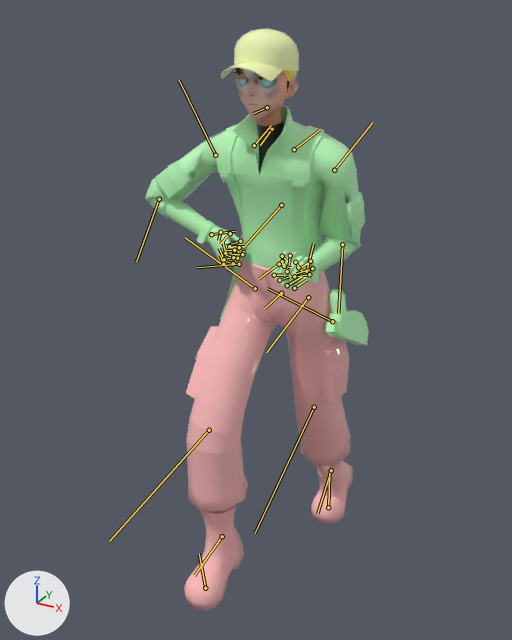
Renders of the FBX model 삐융삐융/유니티/Assets/Player/Player_Rifle_Animation/Animation/Player_Rifle_Walk.fbx from each side of a commit.
The view is the same before and after, from a camera (50 mm lens) standing at (0.682, -1.363, 1.379) and looking at (-0.084, 0.03, 0.683). The lights are fixed; the arrows at lower left show +X, +Y and +Z. Both versions are drawn at frame 4 of the action 'Take 001'; the numbers are the values there. The bones that bend it are drawn over the model as lines.

The first picture shows 'character'.
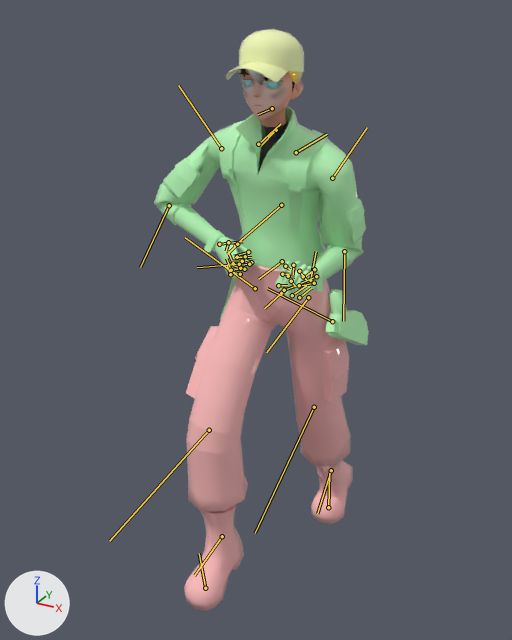
Where the change shows, as pixel boxes [x1, y1, x2, y2] in the pictures (512 x 640 px):
'character', posed
    before: [145, 28, 368, 611]
    after: [154, 29, 368, 611]
bone 'Bip001 Spine1', root to tip
    before: (281, 205) to (243, 247)
    after: (281, 205) to (234, 246)
bone 'Bip001 L UpperArm', root to tip
    before: (334, 170) to (372, 122)
    after: (332, 178) to (367, 127)
bone 'Bip001 L Forearm', root to tip
    before: (342, 244) to (338, 313)
    after: (344, 251) to (343, 321)
bone 'Bip001 R UpperArm', root to tip
    before: (215, 155) to (179, 80)
    after: (221, 148) to (178, 85)
bone 'Bip001 R Forearm', root to tip
    before: (159, 199) to (136, 261)
    after: (169, 205) to (140, 267)
bone 'Bip001 R Hand', root to tip
    before: (211, 234) to (235, 231)
    after: (219, 244) to (243, 241)
bone 'Bip001 R Finger2', root to tip
    before: (225, 253) to (222, 241)
    after: (233, 263) to (228, 251)
bone 'Bip001 Head', root to tip
    before: (267, 107) to (253, 113)
    after: (272, 108) to (258, 114)

The edits, one by one:
Bone 'Bip001 Spine1' (bone_bip001_spine1) turns from (0, 0, 16) to (-8, -3, 17) degrees about its own x, y and z.
Bone 'Bip001 L UpperArm' (bone_bip001_l_upperarm) turns from (18, 78, 21) to (8, 73, 21) degrees about its own x, y and z.
Bone 'Bip001 L Forearm' (bone_bip001_l_forearm) turns from (0, 0, -104) to (0, 0, -105) degrees about its own x, y and z.
Bone 'Bip001 R UpperArm' (bone_bip001_r_upperarm) turns from (-59, -22, -12) to (-50, -33, -29) degrees about its own x, y and z.
Bone 'Bip001 R Forearm' (bone_bip001_r_forearm) turns from (0, 0, -118) to (0, 0, -105) degrees about its own x, y and z.
Bone 'Bip001 R Hand' (bone_bip001_r_hand) turns from (14, 11, -15) to (17, 11, -12) degrees about its own x, y and z.
Bone 'Bip001 R Finger2' (bone_bip001_r_finger2) turns from (-1, 0, 70) to (0, 0, 76) degrees about its own x, y and z.
Bone 'Bip001 Head' (bone_bip001_head) turns from (0, 0, -19) to (7, 5, -19) degrees about its own x, y and z.
